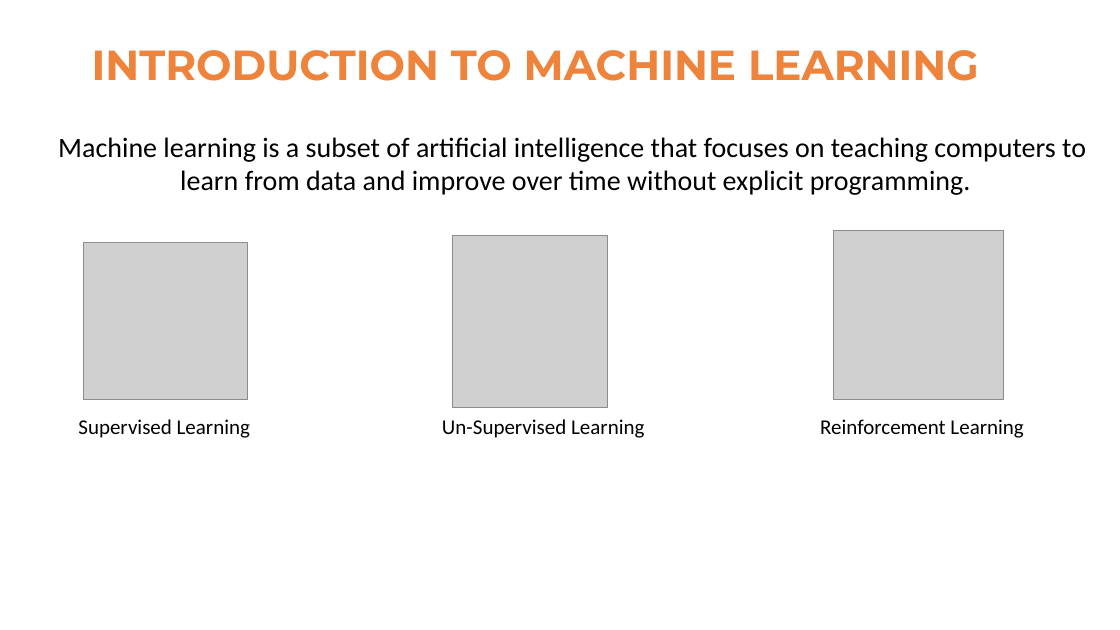
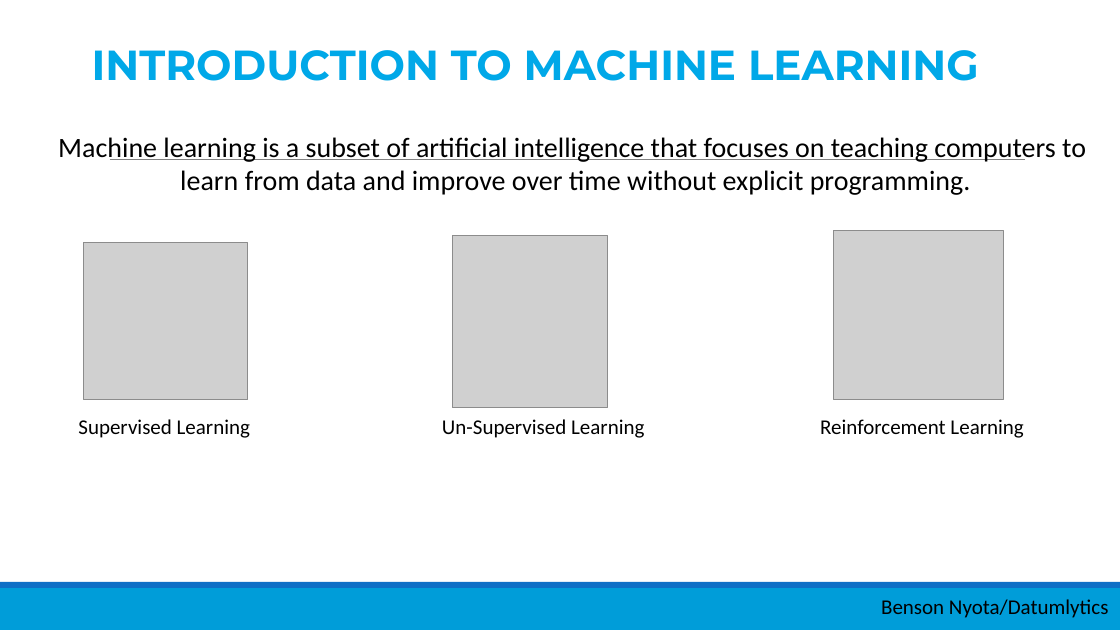
Before and after one commit to Nyotabenson/March24_Resources, a slide deck: slide 2 of 21_Intro... Machine Learning/Introduction_to_ML.pptx. Drawn at 1120x630 pixels with LibreOffice and Linux fonts; fonts in the diff are those of the drawing; grey boxes stand for pictures. Boxes give left, top, right and bottom in pixels: in the first picture for what was removed or moved away, otherwise in the second. Text is boxed around its words. In the diff, an @@ line names an element or a change of style, - is before the commit and + after.

```diff
--- a/21_Intro... Machine Learning/Introduction_to_ML.pptx
+++ b/21_Intro... Machine Learning/Introduction_to_ML.pptx
@@ text "INTRODUCTION TO MACHINE LEARNING" at [92, 50, 979, 81]: text colour gradient #FF0000 to #EE843B to #9E480E to gradient #FF0000 to #00A8E8 to #005E82, letter outline #B5D2EC 0.75 pt to #83BFF6 0.75 pt @@
@@ line added from (110, 160) to (1026, 160), #808080 0.5 pt @@
@@ rectangle added at [0, 588, 1120, 630], fill #009DD9 @@
@@ rectangle added at [0, 582, 1120, 588], fill #0F6FC6 @@
@@ text added at [881, 599, 1109, 618], 18 pt, text #000000 @@
+Benson Nyota/Datumlytics
```
Also in this commit, not shown: 5 other slides changed, 9 slides added, 6 slides removed, 3 other files.
